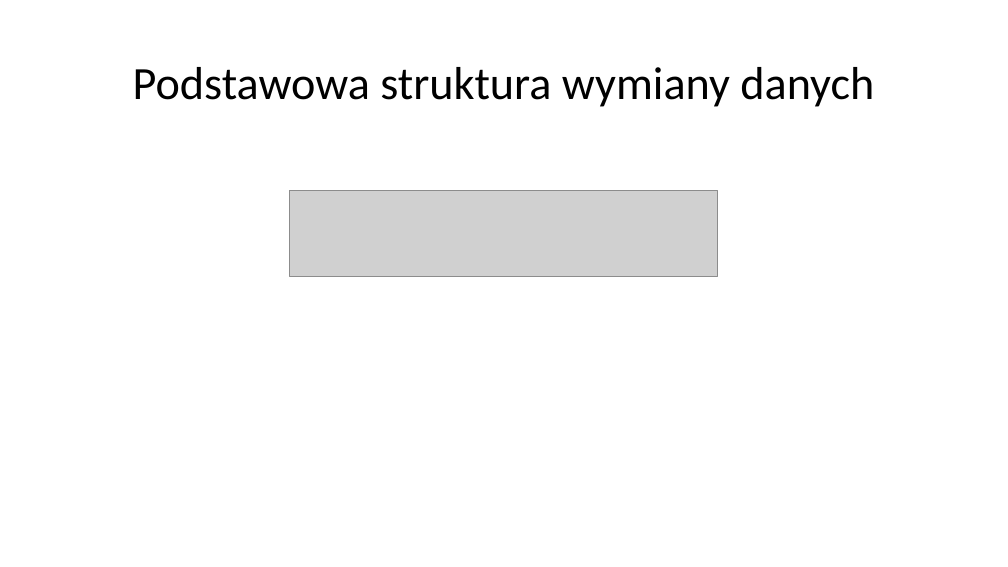
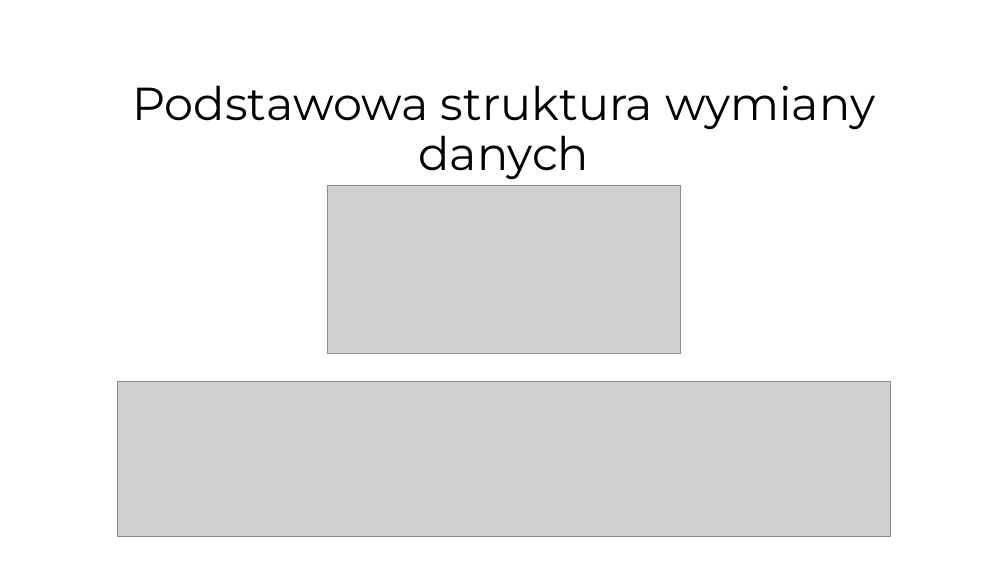
Before and after one commit to oskop123/Trading_Bot, a slide deck: slide 15 of presentation/JPWP.pptx (slide 7 before the commit). Drawn at 1008x567 pixels with LibreOffice and Linux fonts; fonts in the diff are those of the drawing; grey boxes stand for pictures. Boxes give left, top, right and bottom in pixels: in the first picture for what was removed or moved away, otherwise in the second. Text is boxed around its words. In the diff, an @@ line names an element or a change of style, - is before the commit and + after.

```diff
--- a/presentation/JPWP.pptx
+++ b/presentation/JPWP.pptx
@@ title "Podstawowa struktura wymiany danych" moved from (x1=133, y1=67, x2=874, y2=107) to (x1=132, y1=85, x2=875, y2=180) @@
@@ title "Podstawowa struktura wymiany danych" at (x1=132, y1=85, x2=875, y2=180): font Calibri to Montserrat @@
@@ picture added at (x1=327, y1=186, x2=681, y2=354) @@
@@ picture resized from (x1=290, y1=191, x2=718, y2=277) to (x1=118, y1=381, x2=891, y2=536) @@
```
Also in this commit, not shown: 13 other slides changed, 7 slides added, 6 slides removed.
